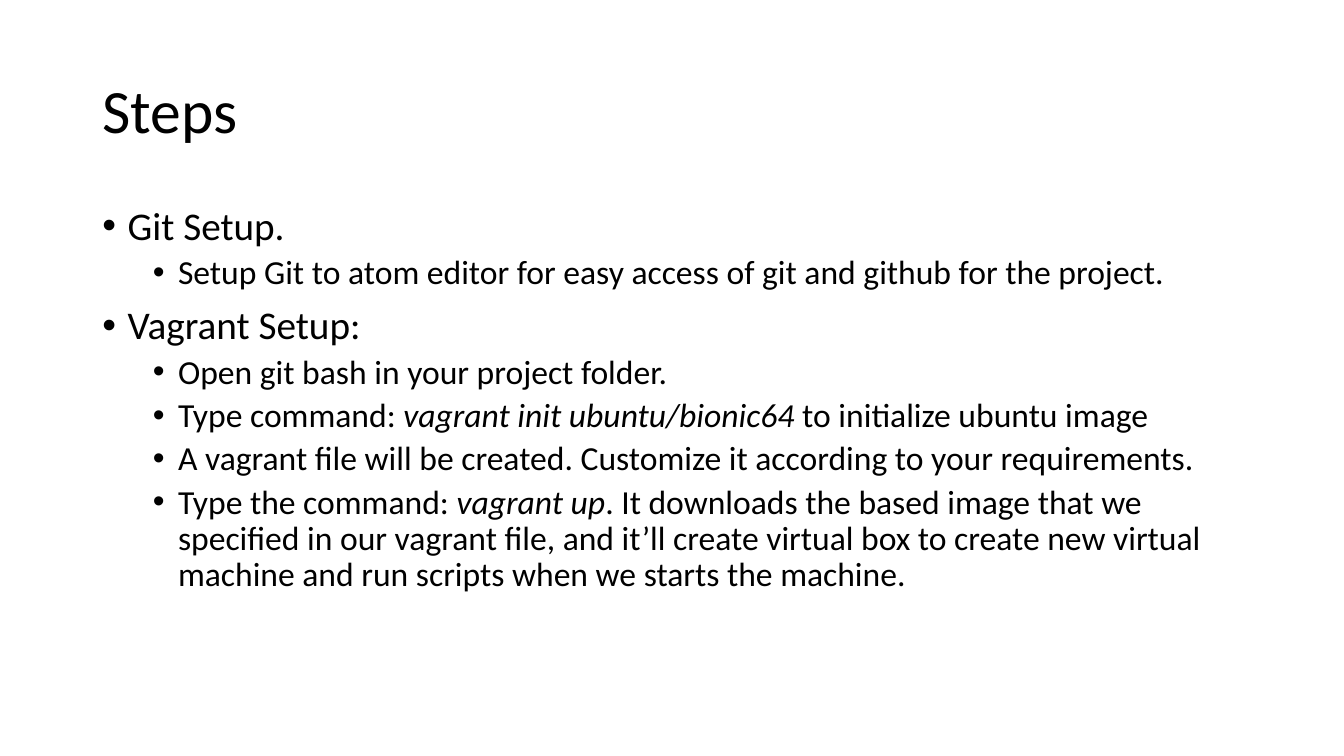
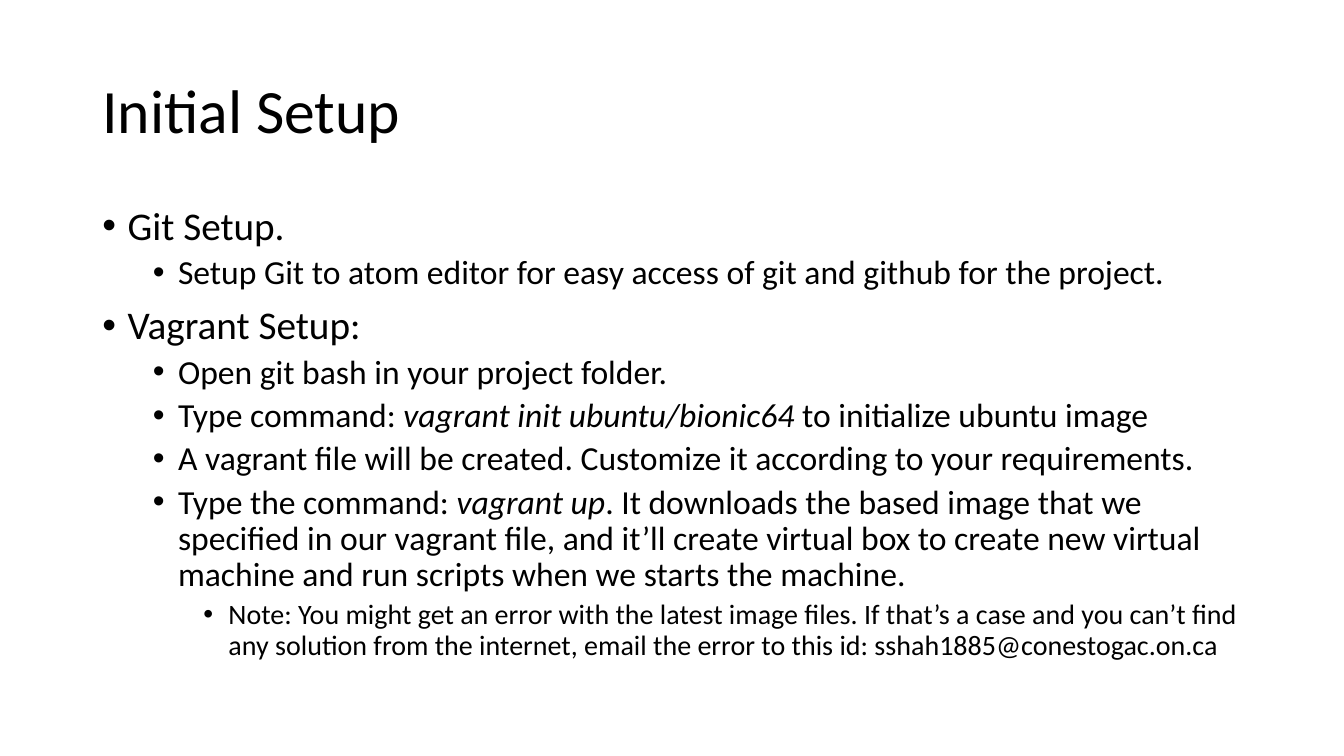
Before and after one commit to Smit24-git/profiles-rest-api, a slide deck: slide 4 of setup.pptx. Drawn at 1344x756 pixels with LibreOffice and Linux fonts; fonts in the diff are those of the drawing. Boxes give left, top, right and bottom in pixels: in the first picture for what was removed or moved away, otherwise in the second. Text is boxed around its words. In the diff, an @@ line names an element or a change of style, - is before the commit and + after.

```diff
--- a/setup.pptx
+++ b/setup.pptx
@@ title at [102, 90, 400, 143]: text changed @@
-Steps
+Initial Setup
@@ text at [228, 604, 1236, 660]: paragraph added @@
+    • Note: You might get an error with the latest image files. If that’s a case and you can’t find any solution from the internet, email the error to this id: sshah1885@conestogac.on.ca
```
Also in this commit, not shown: 6 slides added, 14 other files.
